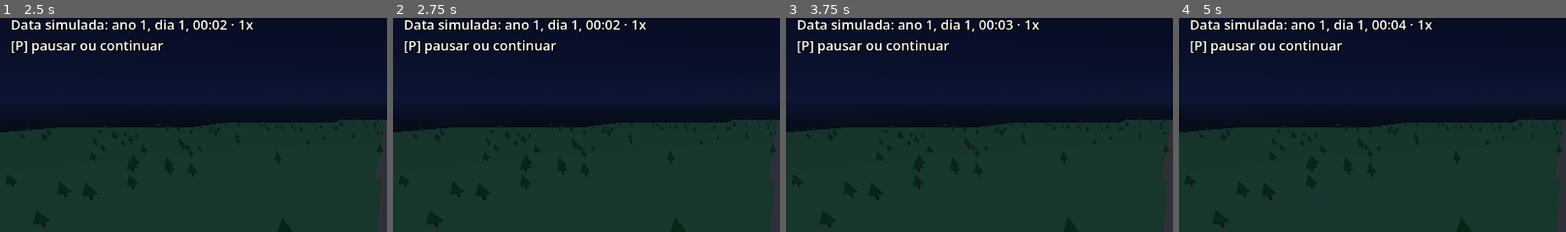
Above: before the commit, frames 1-4 (left to right).
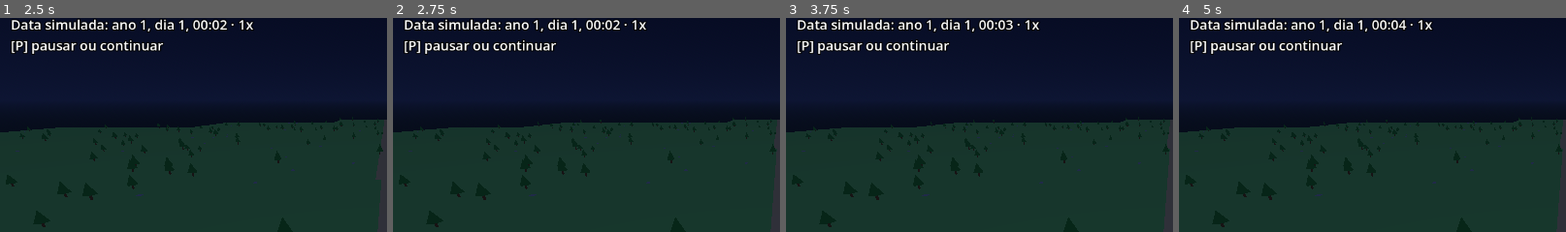
Above: after the commit, the same moments.

Repository: ArthurLK2006/LivingWorld
Game: Godot game, scene res://scenes/main.tscn
Two runs of this game, one before a commit and one after it. Both use one fixed random seed, a clock stepped at 60 frames per second and the inputs below.
Inputs (mouse positions are % of the whole screen's width and height, from its top left):
- Up to frame 1 (2.5 s): tap Enter at 0.5, 2 s; move the mouse to (45, 70) at 0.52 s; hold W (move_forward) 0.53-1.25 s; tap Shift (run) at 0.6 s; click (45, 70) at 0.67 s; tap Space (jump) at 0.77, 0.8, 1.07, 1.25, 2.3 s; drag from (80, 65) to (45, 70) at 1.27 s; move the mouse to (20, 34) at 2.02 s; hold A (move_left) from 2.03 s (still down); tap E (interact) at 2.1 s
- Up to frame 2 (2.75 s): keep holding A (move_left)
- Up to frame 3 (3.75 s): release A (move_left) at 2.75 s; drag from (55, 49) to (20, 34) at 2.77 s; tap Space (jump) at 3.5 s; move the mouse to (35, 24) at 3.52 s; hold S (move_back) from 3.53 s (still down); tap Left (look_left) at 3.6 s
- Up to frame 4 (5 s): tap Space (jump) at 3.77, 3.8, 4.07 s; release S (move_back) at 4.25 s; tap Enter at 4.25 s; drag from (72, 44) to (35, 24) at 4.27 s
The pictures show only the part of the screen within x 0-50%, y 6-56%; the shares and areas given below are measured in that part.

Frame 1 is identical in both runs. In frame 2, 0.3% of the frame differs, in the area x 33-58%, y 48-52%; in frame 3, 0.3%; in frame 4, 0.3%.

Commit message:
LW-045: PlayerBody (cápsula provisória) anda, corre e pula sobre o terreno
O PlayerBody (CharacterBody3D, em src/presentation/player/) é uma cápsula laranja (raio 0,4 m, altura 1,8 m, origem nos pés)
que anda (4 m/s), corre (7 m/s) e pula (5 m/s, uma vez por aperto) relativo ao giro do nó de referência, hoje a câmera
provisória. Lê o teclado só pelas ações de InputActions, usa a gravidade do projeto e fica na camada de física 2, enxergando
só o terreno. Enquanto o chão sob ele não tem colisão que valha (TerrainView.has_collision_at) fica parado, sem cair nem
andar. A cena principal ganha o nó, faz o corpo nascer no ponto de nascimento e passa a posição dele como foco do terreno.
Nada vai para a simulação (o relato é a LW-048); a câmera provisória continua fixa até a LW-046.

Testes: 13 novos (cápsula, camadas e origem; 5 s andando cobrem 20 m e correndo 35 m; não afunda no plano nem numa encosta de
16°; pulo e pulo não repetido; direção relativa a quatro giros; diagonal normalizada; parado sem teclas; sem chão não cai nem
anda; setup com ponte nula, sem terreno, nó nulo ou fora da árvore; cena principal). O relógio do motor é acelerado 10x nos
testes (time_scale e physics_ticks_per_second na mesma proporção, passo de 1/60 s). check_all: 38 scripts e 344 testes verdes;
sem avisos do GDScript (112 scripts). Valores [HIP]: 4, 7 e 5 m/s, cápsula 0,4 x 1,8 m, camada 2, folga de nascimento 5 cm.

Co-Authored-By: Claude Sonnet 5.5 <noreply@anthropic.com>

Diff:
--- a/scenes/main.tscn
+++ b/scenes/main.tscn
@@ -6,6 +6,7 @@
 [ext_resource type="Script" path="res://src/presentation/world_view/environment/ambient_rig.gd" id="4_rig"]
 [ext_resource type="Resource" path="res://assets/environment/ambient_default.tres" id="5_ambient"]
 [ext_resource type="Script" path="res://src/presentation/world_view/decoration/decoration_view.gd" id="6_decoration"]
+[ext_resource type="Script" path="res://src/presentation/player/player_body.gd" id="7_player"]
 
 [node name="Main" type="Node3D"]
 script = ExtResource("2_world")
@@ -25,6 +26,9 @@
 [node name="DecorationView" type="Node3D" parent="."]
 script = ExtResource("6_decoration")
 
+[node name="PlayerBody" type="CharacterBody3D" parent="."]
+script = ExtResource("7_player")
+
 [node name="Camera" type="Camera3D" parent="."]
 position = Vector3(100, 35, 512)
 rotation_degrees = Vector3(-20, -90, 0)
--- /dev/null
+++ b/src/presentation/player/player_body.gd
@@ -0,0 +1,131 @@
+class_name PlayerBody
+extends CharacterBody3D
+## Corpo provisório do jogador (LW-045): uma cápsula visível que anda, corre e pula sobre o terreno. A FÍSICA FICA NA
+## APRESENTAÇÃO (arquitetura 15): a posição daqui não é estado da simulação e nada é relatado a ela nesta tarefa (o relato é a
+## LW-048). Lê o teclado só por ações nomeadas (InputActions). A direção do movimento é relativa ao giro do nó de referência
+## (hoje a câmera provisória). Enquanto o chão sob o corpo não tem colisão que valha (TerrainView.has_collision_at) ele fica
+## parado, sem cair nem andar. Contrato: docs/modules/presentation.md.
+
+## Velocidades e impulso do pulo [HIP] (m/s).
+const WALK_SPEED_MPS: float = 4.0
+const RUN_SPEED_MPS: float = 7.0
+const JUMP_IMPULSE_MPS: float = 5.0
+## Cápsula [HIP] (m). A origem do corpo fica nos pés.
+const CAPSULE_RADIUS_M: float = 0.4
+const CAPSULE_HEIGHT_M: float = 1.8
+## Camada de física do jogador [HIP]: a segunda (a primeira é a do terreno).
+const PLAYER_PHYSICS_LAYER: int = 2
+## Quanto acima do chão o corpo nasce [HIP] (m); ele assenta sozinho.
+const SPAWN_CLEARANCE_M: float = 0.05
+## Cor provisória da cápsula [HIP]: laranja, para não se confundir com o terreno.
+const CAPSULE_COLOR: Color = Color(0.95, 0.45, 0.10)
+const GRAVITY_SETTING: String = "physics/3d/default_gravity"
+## Valor padrão da Godot, usado só se a configuração não existir.
+const DEFAULT_GRAVITY_MPS2: float = 9.8
+const CAPSULE_NAME: String = "Capsule"
+const COLLISION_SHAPE_NAME: String = "Shape"
+const HALF: float = 0.5
+
+var _terrain: TerrainView
+var _direction_reference: Node3D
+var _is_spawned: bool = false
+var _was_jump_down: bool = false
+var _gravity_mps2: float = DEFAULT_GRAVITY_MPS2
+
+
+func _ready() -> void:
+	_gravity_mps2 = float(ProjectSettings.get_setting(GRAVITY_SETTING, DEFAULT_GRAVITY_MPS2))
+	collision_layer = 0
+	collision_mask = 0
+	set_collision_layer_value(PLAYER_PHYSICS_LAYER, true)
+	set_collision_mask_value(TerrainView.TERRAIN_PHYSICS_LAYER, true)
+	_add_capsule()
+	visible = false
+	set_physics_process(false)
+
+
+## Faz o corpo nascer no ponto de nascimento da ponte, um pouco acima do chão. Chamar com o nó já na árvore. Ponte nula, ponte sem
+## terreno, nó nulo ou nó fora da árvore: push_error e o corpo NÃO nasce (invisível, sem física). Devolve se nasceu.
+func setup(bridge: SimBridge, terrain: TerrainView, direction_reference: Node3D) -> bool:
+	_is_spawned = false
+	visible = false
+	set_physics_process(false)
+	if bridge == null:
+		push_error("PlayerBody.setup: ponte nula; esperado uma SimBridge.")
+		return false
+	if terrain == null or direction_reference == null:
+		push_error("PlayerBody.setup: TerrainView ou nó de referência nulo; esperado os dois.")
+		return false
+	if not is_inside_tree():
+		push_error("PlayerBody.setup: o corpo precisa estar na árvore de cena antes do setup.")
+		return false
+	var spawn: SimBridge.SpawnReply = bridge.peek_spawn_point()
+	if not spawn.result.ok:
+		push_error("PlayerBody.setup: ponto de nascimento indisponível (%s): %s" % [spawn.result.code, spawn.result.message])
+		return false
+	_terrain = terrain
+	_direction_reference = direction_reference
+	global_position = spawn.point + Vector3(0.0, SPAWN_CLEARANCE_M, 0.0)
+	velocity = Vector3.ZERO
+	_was_jump_down = Input.is_action_pressed(InputActions.JUMP)
+	_is_spawned = true
+	visible = true
+	set_physics_process(true)
+	return true
+
+
+func is_spawned() -> bool:
+	return _is_spawned
+
+
+func _physics_process(delta: float) -> void:
+	if not _terrain.has_collision_at(global_position):
+		velocity = Vector3.ZERO
+		return
+	_apply_horizontal_input()
+	_apply_vertical_motion(delta)
+	move_and_slide()
+
+
+## Ações move_* dão o vetor das teclas (já normalizado), girado pelo yaw do nó de referência: "para frente" é para onde ele olha.
+func _apply_horizontal_input() -> void:
+	var keys: Vector2 = Input.get_vector(InputActions.MOVE_LEFT, InputActions.MOVE_RIGHT, InputActions.MOVE_FORWARD, InputActions.MOVE_BACK)
+	var speed_mps: float = RUN_SPEED_MPS if Input.is_action_pressed(InputActions.RUN) else WALK_SPEED_MPS
+	var yaw: Basis = Basis(Vector3.UP, _direction_reference.global_rotation.y)
+	var direction: Vector3 = yaw * Vector3(keys.x, 0.0, keys.y)
+	velocity.x = direction.x * speed_mps
+	velocity.z = direction.z * speed_mps
+
+
+## No chão o pulo só dispara na descida da tecla (segurá-la não repete o pulo); no ar, a gravidade puxa para baixo.
+func _apply_vertical_motion(delta: float) -> void:
+	var is_jump_down: bool = Input.is_action_pressed(InputActions.JUMP)
+	if is_on_floor():
+		velocity.y = JUMP_IMPULSE_MPS if is_jump_down and not _was_jump_down else 0.0
+	else:
+		velocity.y -= _gravity_mps2 * delta
+	_was_jump_down = is_jump_down
+
+
+## Cápsula visível e forma de colisão do mesmo tamanho, com o centro a meia altura (a origem do corpo fica nos pés).
+func _add_capsule() -> void:
+	var center: Vector3 = Vector3(0.0, CAPSULE_HEIGHT_M * HALF, 0.0)
+	var mesh: CapsuleMesh = CapsuleMesh.new()
+	mesh.radius = CAPSULE_RADIUS_M
+	mesh.height = CAPSULE_HEIGHT_M
+	var material: StandardMaterial3D = StandardMaterial3D.new()
+	material.albedo_color = CAPSULE_COLOR
+	mesh.material = material
+	var visual: MeshInstance3D = MeshInstance3D.new()
+	visual.name = CAPSULE_NAME
+	visual.mesh = mesh
+	visual.position = center
+	add_child(visual)
+	var shape: CapsuleShape3D = CapsuleShape3D.new()
+	shape.radius = CAPSULE_RADIUS_M
+	shape.height = CAPSULE_HEIGHT_M
+	var collision: CollisionShape3D = CollisionShape3D.new()
+	collision.name = COLLISION_SHAPE_NAME
+	collision.shape = shape
+	collision.position = center
+	add_child(collision)
--- a/src/presentation/world_view/main_world_view.gd
+++ b/src/presentation/world_view/main_world_view.gd
@@ -1,6 +1,7 @@
 extends Node3D
-## Script da cena principal: entrega a ponte à TerrainView e à DecorationView, informa o foco do terreno (hoje a posição da câmera
-## provisória; D1 de Arthur: direto, sem passar pela ponte) e posiciona a câmera provisória. Sem regra de jogo.
+## Script da cena principal: entrega a ponte à TerrainView e à DecorationView, faz o PlayerBody nascer, informa o foco do terreno
+## (a posição do PlayerBody; antes dele existir, a da câmera provisória; D1 de Arthur: direto, sem passar pela ponte) e posiciona
+## a câmera provisória, que também é a referência de direção do PlayerBody até a LW-046. Sem regra de jogo.
 
 ## Câmera PROVISÓRIA até a LW-046 (câmera de jogo, DEC-115): fixa, acima do ponto de nascimento, olhando para
 ## leste ao longo do caminho. Alturas e ângulos são [HIP].
@@ -15,6 +16,7 @@
 @onready var _terrain_view: TerrainView = $TerrainView
 @onready var _decoration_view: DecorationView = $DecorationView
 @onready var _camera: Camera3D = $Camera
+@onready var _player: PlayerBody = $PlayerBody
 ## Só informa o foco depois de a TerrainView ter sido ligada a uma ponte.
 var _is_terrain_ready: bool = false
 
@@ -38,11 +40,17 @@
 	if spawn.result.ok:
 		_camera.position = spawn.point + Vector3(0.0, CAMERA_HEIGHT_ABOVE_SPAWN_M, 0.0)
 		_camera.rotation_degrees = Vector3(CAMERA_PITCH_DEGREES, CAMERA_YAW_EAST_DEGREES, 0.0)
-	_terrain_view.set_focus(_camera.position)
+	_player.setup(bridge, _terrain_view, _camera)
+	_terrain_view.set_focus(_focus_position())
 	_is_terrain_ready = true
 	set_process(true)
 
 
 func _process(_delta: float) -> void:
 	if _is_terrain_ready:
-		_terrain_view.set_focus(_camera.position)
+		_terrain_view.set_focus(_focus_position())
+
+
+## De onde o terreno é carregado: do jogador, se ele nasceu; senão da câmera provisória.
+func _focus_position() -> Vector3:
+	return _player.global_position if _player.is_spawned() else _camera.position
--- /dev/null
+++ b/tests/unit/test_player_body.gd
@@ -0,0 +1,337 @@
+extends GutTest
+## LW-045: PlayerBody sobre o terreno de blockout real, com a ponte real, sem janela. O motor avança a física em tempo real (60
+## quadros por segundo): para um cenário de 5 s não levar 5 s, o teste acelera o relógio do motor com Engine.time_scale e
+## physics_ticks_per_second na MESMA proporção, o que mantém cada passo de física em 1/60 s (medido em 06/11/2026: 300 quadros em
+## 0,49 s com fator 10, todos com delta 0,01667). O fator volta ao normal no fim. Os valores esperados estão ESCRITOS À MÃO a partir
+## das hipóteses do envio: andar 4 m/s, correr 7 m/s, pulo de 5 m/s e gravidade 9,8 m/s² (pico 1,28 m, voo de cerca de 1 s).
+
+const BLOCKOUT_DIR: String = "res://data/world"
+const ACCELERATION: float = 10.0
+const FRAMES_PER_SECOND: int = 60
+const HUGE_BUDGET_MS: float = 1.0e9
+const SETTLE_MIN_FRAMES: int = 4
+const SETTLE_MAX_FRAMES: int = 120
+const WALK_5S_M: float = 20.0
+const RUN_5S_M: float = 35.0
+const WALK_1S_M: float = 4.0
+const DISTANCE_TOLERANCE_M: float = 0.3
+const DIRECTION_TOLERANCE_M: float = 0.2
+const HEIGHT_TOLERANCE_M: float = 0.01
+const JUMP_PEAK_MIN_M: float = 1.18
+const JUMP_PEAK_MAX_M: float = 1.38
+const JUMP_AIR_FRAMES_MIN: int = 55
+const JUMP_AIR_FRAMES_MAX: int = 75
+const JUMP_WATCH_FRAMES: int = 90
+const HELD_JUMP_FRAMES: int = 200
+const REPEAT_JUMP_LIMIT_M: float = 0.05
+## Encosta oeste da colina (inclinação de até 16°, medida): o jogador sobe para o leste.
+const SLOPE_START: Vector2 = Vector2(570.0, 300.0)
+const SLOPE_FRAMES: int = 180
+const SLOPE_MIN_CLIMB_M: float = 2.0
+const SINK_LIMIT_M: float = 0.02
+const FLOAT_LIMIT_M: float = 0.08
+const EAST_YAW_DEGREES: float = -90.0
+const STILL_FRAMES: int = 120
+const STILL_TOLERANCE_M: float = 0.001
+const GRAVITY_MPS2: float = 9.8
+const CAPSULE_RADIUS_M: float = 0.4
+const CAPSULE_HEIGHT_M: float = 1.8
+const SPAWN_CLEARANCE_M: float = 0.05
+const NORMAL_SCALE: float = 1.0
+const FLOAT_TOLERANCE: float = 0.000001
+const HOST_PATH: String = "/root/SimulationHost"
+## Quadros de processo esperados depois de trocar a velocidade do motor, antes de religar o SimulationHost.
+const SPEED_CHANGE_FRAMES: int = 3
+const NORMAL_TICKS: int = 60
+
+var _bridge: SimBridge
+var _view: TerrainView
+var _reference: Node3D
+var _original_scale: float = NORMAL_SCALE
+var _original_ticks: int = NORMAL_TICKS
+var _host: Node
+
+
+func before_all() -> void:
+	# Trocar a velocidade do motor dá um quadro com delta negativo, que o relógio da simulação (SimulationHost) recusa com erro;
+	# ele não é usado aqui, então fica sem processar enquanto a velocidade muda.
+	_host = get_node_or_null(HOST_PATH)
+	if _host != null:
+		_host.set_process(false)
+	_original_scale = Engine.time_scale
+	_original_ticks = Engine.physics_ticks_per_second
+	Engine.time_scale = ACCELERATION
+	Engine.physics_ticks_per_second = int(float(_original_ticks) * ACCELERATION)
+	for _frame: int in range(SPEED_CHANGE_FRAMES):
+		await get_tree().process_frame
+	var loaded: TerrainLoader.LoadResult = TerrainLoader.load_dir(BLOCKOUT_DIR)
+	assert_true(loaded.result.ok, loaded.result.message)
+	_bridge = SimBridge.new(null, loaded.terrain)
+	_reference = Node3D.new()
+	add_child(_reference)
+	var spawn: Vector3 = _bridge.peek_spawn_point().point
+	_view = _new_terrain_view(Vector2(spawn.x, spawn.z))
+
+
+func after_all() -> void:
+	Engine.time_scale = _original_scale
+	Engine.physics_ticks_per_second = _original_ticks
+	for _frame: int in range(SPEED_CHANGE_FRAMES):
+		await get_tree().process_frame
+	if _host != null:
+		_host.set_process(true)
+	_view.free()
+	_reference.free()
+
+
+func after_each() -> void:
+	for action: StringName in InputActions.ALL:
+		Input.action_release(action)
+	_reference.rotation_degrees = Vector3(0.0, EAST_YAW_DEGREES, 0.0)
+
+
+func _new_terrain_view(focus: Vector2) -> TerrainView:
+	var view: TerrainView = TerrainView.new()
+	add_child(view)
+	view.setup(_bridge)
+	view.set_focus(Vector3(focus.x, 0.0, focus.y))
+	view.process_budget(HUGE_BUDGET_MS)
+	return view
+
+
+func _new_body(view: TerrainView) -> PlayerBody:
+	var body: PlayerBody = PlayerBody.new()
+	add_child_autofree(body)
+	assert_true(body.setup(_bridge, view, _reference))
+	return body
+
+
+func _frames(count: int) -> void:
+	for _frame: int in range(count):
+		await get_tree().physics_frame
+
+
+## Espera o corpo assentar no chão (ao menos alguns quadros, para o estado de antes de um teletransporte não valer).
+func _settle(body: PlayerBody) -> void:
+	await _frames(SETTLE_MIN_FRAMES)
+	for _frame: int in range(SETTLE_MAX_FRAMES):
+		if body.is_on_floor():
+			return
+		await get_tree().physics_frame
+	fail_test("O corpo não assentou no chão em %d quadros." % SETTLE_MAX_FRAMES)
+
+
+func _hold(actions: Array[StringName], frames: int) -> void:
+	for action: StringName in actions:
+		Input.action_press(action)
+	await _frames(frames)
+	for action: StringName in actions:
+		Input.action_release(action)
+
+
+func _teleport(body: PlayerBody, point: Vector3) -> void:
+	body.global_position = point
+	body.velocity = Vector3.ZERO
+	await _settle(body)
+
+
+func _ground_at(point: Vector3) -> float:
+	return _bridge.peek_height(point.x, point.z).height_m
+
+
+func test_the_body_spawns_as_a_visible_capsule_with_the_agreed_size_layers_and_origin_at_the_feet() -> void:
+	var spawn: Vector3 = _bridge.peek_spawn_point().point
+	var body: PlayerBody = _new_body(_view)
+	assert_true(body.is_spawned())
+	assert_true(body.visible)
+	assert_eq(body.global_position, spawn + Vector3(0.0, SPAWN_CLEARANCE_M, 0.0), "Nasce no ponto de nascimento, 5 cm acima do chão.")
+	var visual: MeshInstance3D = body.get_node("Capsule") as MeshInstance3D
+	var capsule: CapsuleMesh = visual.mesh as CapsuleMesh
+	assert_almost_eq(capsule.radius, CAPSULE_RADIUS_M, FLOAT_TOLERANCE)
+	assert_almost_eq(capsule.height, CAPSULE_HEIGHT_M, FLOAT_TOLERANCE)
+	assert_almost_eq(visual.position.y, CAPSULE_HEIGHT_M / 2.0, 0.000001, "A origem do corpo fica nos pés.")
+	var material: StandardMaterial3D = capsule.material as StandardMaterial3D
+	assert_eq(material.albedo_color, Color(0.95, 0.45, 0.10), "Laranja, diferente do verde do terreno.")
+	var shape: CapsuleShape3D = (body.get_node("Shape") as CollisionShape3D).shape as CapsuleShape3D
+	assert_almost_eq(shape.radius, CAPSULE_RADIUS_M, FLOAT_TOLERANCE)
+	assert_almost_eq(shape.height, CAPSULE_HEIGHT_M, FLOAT_TOLERANCE)
+	assert_eq(body.collision_layer, 2, "Camada 2.")
+	assert_eq(body.collision_mask, 1, "Só enxerga a camada 1, a do terreno.")
+	assert_eq(ProjectSettings.get_setting("physics/3d/default_gravity"), GRAVITY_MPS2, "A gravidade esperada nos testes é a do projeto.")
+
+
+func test_walking_forward_for_five_seconds_covers_the_walk_speed_times_the_time() -> void:
+	var body: PlayerBody = _new_body(_view)
+	await _settle(body)
+	var start: Vector3 = body.global_position
+	await _hold([InputActions.MOVE_FORWARD], 5 * FRAMES_PER_SECOND)
+	var moved: Vector3 = body.global_position - start
+	assert_almost_eq(moved.x, WALK_5S_M, DISTANCE_TOLERANCE_M, "Andou %s m para o leste em 5 s." % str(moved.x))
+	assert_almost_eq(moved.z, 0.0, DISTANCE_TOLERANCE_M)
+
+
+func test_running_covers_more_than_walking() -> void:
+	var body: PlayerBody = _new_body(_view)
+	await _settle(body)
+	var start: Vector3 = body.global_position
+	await _hold([InputActions.MOVE_FORWARD], 5 * FRAMES_PER_SECOND)
+	var walked: float = (body.global_position - start).length()
+	await _teleport(body, start)
+	await _hold([InputActions.MOVE_FORWARD, InputActions.RUN], 5 * FRAMES_PER_SECOND)
+	var ran: float = (body.global_position - start).length()
+	assert_almost_eq(ran, RUN_5S_M, DISTANCE_TOLERANCE_M, "Correu %s m em 5 s." % str(ran))
+	assert_gt(ran, walked * 1.5, "Correr cobre bem mais que andar.")
+
+
+func test_the_body_does_not_sink_into_the_flat_ground_while_standing_and_walking() -> void:
+	var body: PlayerBody = _new_body(_view)
+	await _settle(body)
+	assert_almost_eq(body.global_position.y, _ground_at(body.global_position), HEIGHT_TOLERANCE_M, "Parado, os pés ficam na altura do terreno.")
+	var worst_gap: float = 0.0
+	Input.action_press(InputActions.MOVE_FORWARD)
+	for _frame: int in range(3 * FRAMES_PER_SECOND):
+		await get_tree().physics_frame
+		worst_gap = maxf(worst_gap, absf(body.global_position.y - _ground_at(body.global_position)))
+	assert_lte(worst_gap, HEIGHT_TOLERANCE_M, "A maior diferença para a altura do terreno ao andar foi %s m." % str(worst_gap))
+
+
+func test_the_body_follows_a_slope_without_sinking_or_floating() -> void:
+	var view: TerrainView = _new_terrain_view(SLOPE_START)
+	var body: PlayerBody = _new_body(view)
+	var start: Vector3 = Vector3(SLOPE_START.x, 0.0, SLOPE_START.y)
+	start.y = _ground_at(start)
+	await _teleport(body, start + Vector3(0.0, SPAWN_CLEARANCE_M, 0.0))
+	var lowest_gap: float = INF
+	var highest_gap: float = -INF
+	Input.action_press(InputActions.MOVE_FORWARD)
+	for _frame: int in range(SLOPE_FRAMES):
+		await get_tree().physics_frame
+		var gap: float = body.global_position.y - _ground_at(body.global_position)
+		lowest_gap = minf(lowest_gap, gap)
+		highest_gap = maxf(highest_gap, gap)
+	Input.action_release(InputActions.MOVE_FORWARD)
+	assert_gte(lowest_gap, -SINK_LIMIT_M, "Afundou %s m na encosta." % str(lowest_gap))
+	assert_lte(highest_gap, FLOAT_LIMIT_M, "Flutuou %s m acima da encosta." % str(highest_gap))
+	assert_gt(body.global_position.y - start.y, SLOPE_MIN_CLIMB_M, "Subiu a encosta (o teste não é vazio).")
+	view.free()
+
+
+func test_jumping_goes_up_and_comes_back_to_the_ground() -> void:
+	var body: PlayerBody = _new_body(_view)
+	await _settle(body)
+	var ground_y: float = body.global_position.y
+	var peak_m: float = 0.0
+	var air_frames: int = 0
+	Input.action_press(InputActions.JUMP)
+	await get_tree().physics_frame
+	Input.action_release(InputActions.JUMP)
+	for _frame: int in range(JUMP_WATCH_FRAMES):
+		await get_tree().physics_frame
+		peak_m = maxf(peak_m, body.global_position.y - ground_y)
+		air_frames += 0 if body.is_on_floor() else 1
+	assert_between(peak_m, JUMP_PEAK_MIN_M, JUMP_PEAK_MAX_M, "Pico do pulo: %s m." % str(peak_m))
+	assert_between(air_frames, JUMP_AIR_FRAMES_MIN, JUMP_AIR_FRAMES_MAX, "Quadros no ar: %d." % air_frames)
+	assert_true(body.is_on_floor(), "Voltou ao chão.")
+	assert_almost_eq(body.global_position.y, ground_y, HEIGHT_TOLERANCE_M)
+
+
+func test_holding_the_jump_key_jumps_only_once() -> void:
+	var body: PlayerBody = _new_body(_view)
+	await _settle(body)
+	var ground_y: float = body.global_position.y
+	var later_peak_m: float = 0.0
+	Input.action_press(InputActions.JUMP)
+	for frame: int in range(HELD_JUMP_FRAMES):
+		await get_tree().physics_frame
+		if frame > JUMP_WATCH_FRAMES:
+			later_peak_m = maxf(later_peak_m, body.global_position.y - ground_y)
+	assert_lte(later_peak_m, REPEAT_JUMP_LIMIT_M, "Segurar a tecla não repete o pulo ao pousar.")
+	assert_true(body.is_on_floor())
+
+
+func test_the_direction_is_relative_to_the_yaw_of_the_reference_node() -> void:
+	var body: PlayerBody = _new_body(_view)
+	await _settle(body)
+	# [giro da referência em graus, deslocamento esperado (x, z) em 1 s andando para a frente]
+	var table: Array[Array] = [[-90.0, Vector2(WALK_1S_M, 0.0)], [0.0, Vector2(0.0, -WALK_1S_M)], [90.0, Vector2(-WALK_1S_M, 0.0)], [180.0, Vector2(0.0, WALK_1S_M)]]
+	for row: Array in table:
+		_reference.rotation_degrees = Vector3(0.0, row[0], 0.0)
+		var start: Vector3 = body.global_position
+		await _hold([InputActions.MOVE_FORWARD], FRAMES_PER_SECOND)
+		var moved: Vector3 = body.global_position - start
+		var expected: Vector2 = row[1]
+		assert_almost_eq(moved.x, expected.x, DIRECTION_TOLERANCE_M, "x com a referência girada %s°." % str(row[0]))
+		assert_almost_eq(moved.z, expected.y, DIRECTION_TOLERANCE_M, "z com a referência girada %s°." % str(row[0]))
+		await _teleport(body, start)
+
+
+func test_walking_diagonally_is_not_faster_than_walking_straight() -> void:
+	var body: PlayerBody = _new_body(_view)
+	await _settle(body)
+	var start: Vector3 = body.global_position
+	await _hold([InputActions.MOVE_FORWARD, InputActions.MOVE_RIGHT], FRAMES_PER_SECOND)
+	var moved: Vector3 = body.global_position - start
+	assert_almost_eq(moved.length(), WALK_1S_M, DIRECTION_TOLERANCE_M, "Na diagonal, 4 m em 1 s (e não 5,66 m).")
+	assert_gt(moved.x, 1.0, "Para a frente (leste) e para a direita (sul)...")
+	assert_gt(moved.z, 1.0)
+
+
+func test_without_input_the_body_stays_still_on_the_ground() -> void:
+	var body: PlayerBody = _new_body(_view)
+	await _settle(body)
+	var start: Vector3 = body.global_position
+	await _frames(STILL_FRAMES)
+	assert_lte((body.global_position - start).length(), STILL_TOLERANCE_M, "Sem teclas, não se mexe.")
+	assert_lte(body.velocity.length(), STILL_TOLERANCE_M)
+
+
+func test_without_ground_collision_the_body_stays_still_and_moves_once_the_ground_exists() -> void:
+	var view: TerrainView = TerrainView.new()
+	add_child_autofree(view)
+	view.setup(_bridge)
+	view.set_process(false)
+	var body: PlayerBody = _new_body(view)
+	var spawn: Vector3 = body.global_position
+	await _hold([InputActions.MOVE_FORWARD], FRAMES_PER_SECOND)
+	assert_eq(body.global_position, spawn, "Sem colisão sob o corpo ele não cai nem anda.")
+	assert_eq(body.velocity, Vector3.ZERO)
+	view.set_focus(Vector3(spawn.x, 0.0, spawn.z))
+	view.process_budget(HUGE_BUDGET_MS)
+	await _hold([InputActions.MOVE_FORWARD], FRAMES_PER_SECOND)
+	assert_almost_eq(body.global_position.x - spawn.x, WALK_1S_M, 0.5, "Com o chão pronto, o corpo anda.")
+	assert_almost_eq(body.global_position.y, _ground_at(body.global_position), HEIGHT_TOLERANCE_M)
+
+
+func test_setup_with_a_missing_piece_reports_the_error_and_the_body_does_not_spawn() -> void:
+	var body: PlayerBody = PlayerBody.new()
+	add_child_autofree(body)
+	assert_false(body.setup(null, _view, _reference))
+	assert_push_error("ponte nula")
+	assert_false(body.is_spawned())
+	assert_false(body.visible)
+	assert_false(body.is_physics_processing())
+	assert_false(body.setup(SimBridge.new(null, null), _view, _reference))
+	assert_push_error("ponto de nascimento indisponível")
+	assert_false(body.is_spawned())
+	assert_false(body.setup(_bridge, null, _reference))
+	assert_push_error("nulo")
+	assert_false(body.setup(_bridge, _view, null))
+	assert_push_error("nulo")
+	assert_false(body.is_spawned())
+	var outside: PlayerBody = PlayerBody.new()
+	assert_false(outside.setup(_bridge, _view, _reference))
+	assert_push_error("árvore")
+	outside.free()
+
+
+func test_the_main_scene_has_one_player_body_that_spawns_and_gives_the_terrain_its_focus() -> void:
+	var scene: Node = (load("res://scenes/main.tscn") as PackedScene).instantiate()
+	add_child_autofree(scene)
+	var players: Array[Node] = scene.find_children("*", "PlayerBody", true, false)
+	assert_eq(players.size(), 1, "A cena principal tem exatamente um PlayerBody.")
+	var player: PlayerBody = players[0] as PlayerBody
+	assert_true(player.is_spawned(), "Ele nasce quando a cena fica pronta.")
+	var spawn: Vector3 = _bridge.peek_spawn_point().point
+	assert_eq(player.global_position, spawn + Vector3(0.0, SPAWN_CLEARANCE_M, 0.0))
+	var terrain: TerrainView = scene.get_node("TerrainView") as TerrainView
+	assert_eq(terrain.focus(), Vector2(spawn.x, spawn.z), "O foco do terreno é a posição do jogador.")
Not shown, added: src/presentation/player/player_body.gd.uid
Not shown, added: tests/unit/test_player_body.gd.uid
Not shown, changed: docs/modules/presentation.md
